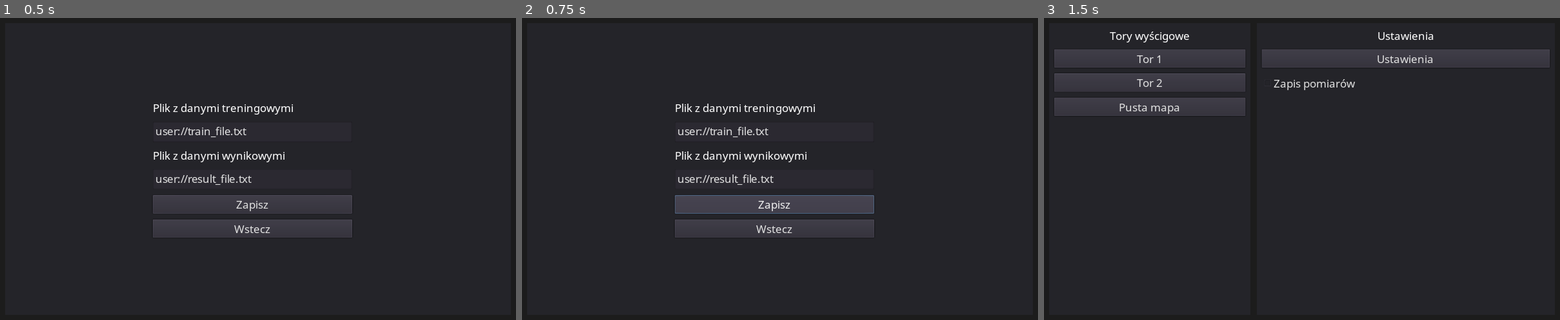
Above: before the commit, frames 1-3 (left to right).
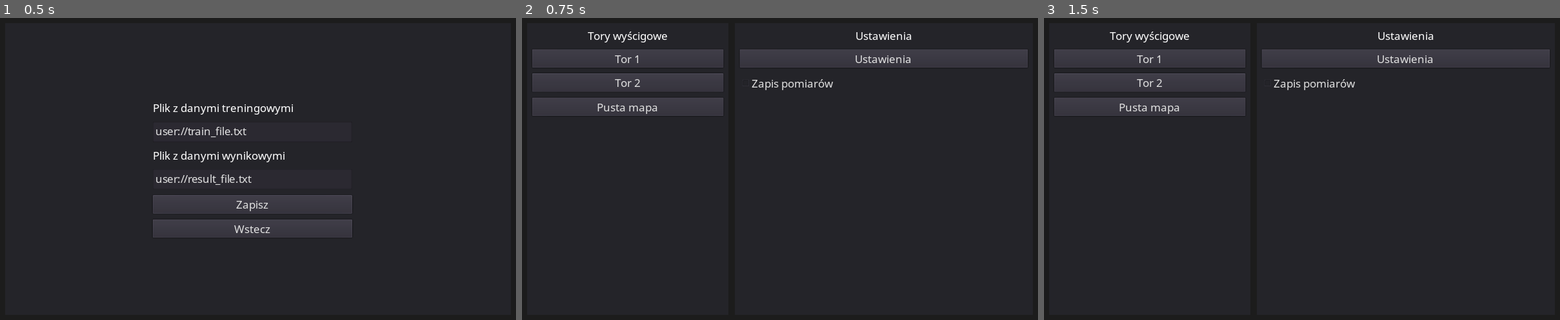
Above: after the commit, the same moments.

Repository: bolexpl/nn_race
Game: Godot game, scene res://src/SettingsMenu.tscn
Two runs of this game, one before a commit and one after it. Both use one fixed random seed, a clock stepped at 60 frames per second and the inputs below. This scene is started directly instead of the project's main scene.
Inputs (mouse positions are in pixels of both pictures, inside the frame that each line leads up to):
- Up to frame 1 (0.5 s): no input
- Up to frame 2 (0.75 s): click "Zapisz" at 0.5 s
- Up to frame 3 (1.5 s): click (1296, 229) at 1.25 s, where only the run before the commit has a clickable "Wstecz"

Frame 1 is identical in both runs. In frame 2, 12% of the frame differs, in the area x 2-98%, y 4-73%; in frame 3, nothing differs.

Commit message:
a

Diff:
--- a/src/Car.gd
+++ b/src/Car.gd
@@ -132,6 +132,7 @@
 		else:
 			var pos = rays[i].get_collision_point()
 			tmp = position.distance_to(pos) - halfsize
+#			qwe
 		train_file.store_string(str(tmp) + " ")
 	train_file.store_string("\n")
 
--- a/src/MainMenu.tscn
+++ b/src/MainMenu.tscn
@@ -107,6 +107,7 @@
 margin_right = 572.0
 margin_bottom = 134.0
 text = "Zapis pomiarów"
+
 [connection signal="pressed" from="MainPanel/HSplitContainer/TracksPanel/VBoxContainer/Track1" to="." method="_on_Track1_pressed"]
 [connection signal="pressed" from="MainPanel/HSplitContainer/TracksPanel/VBoxContainer/Track2" to="." method="_on_Track2_pressed"]
 [connection signal="pressed" from="MainPanel/HSplitContainer/TracksPanel/VBoxContainer/Empty" to="." method="_on_Empty_pressed"]
--- a/src/SettingsMenu.gd
+++ b/src/SettingsMenu.gd
@@ -29,3 +29,4 @@
 		config.set_value(section, "training_data", train)
 		config.set_value(section, "result_data", result)
 		config.save(file_to_save)
+	var _tmp = get_tree().change_scene("res://src/MainMenu.tscn")
--- a/src/Track2.tscn
+++ b/src/Track2.tscn
@@ -19,6 +19,7 @@
 
 [node name="StaticBody2D" type="StaticBody2D" parent="."]
 visible = false
+collision_layer = 2
 __meta__ = {
 "_edit_group_": true
 }
Binary file added: assets/circle.png
Not shown, added: assets/circle.png.import
